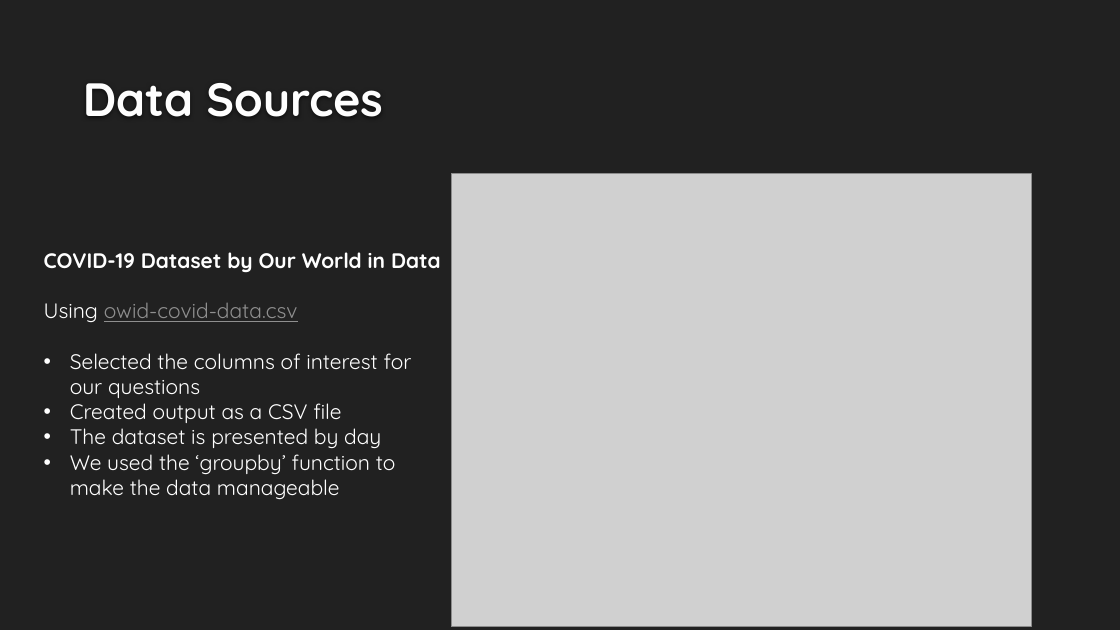
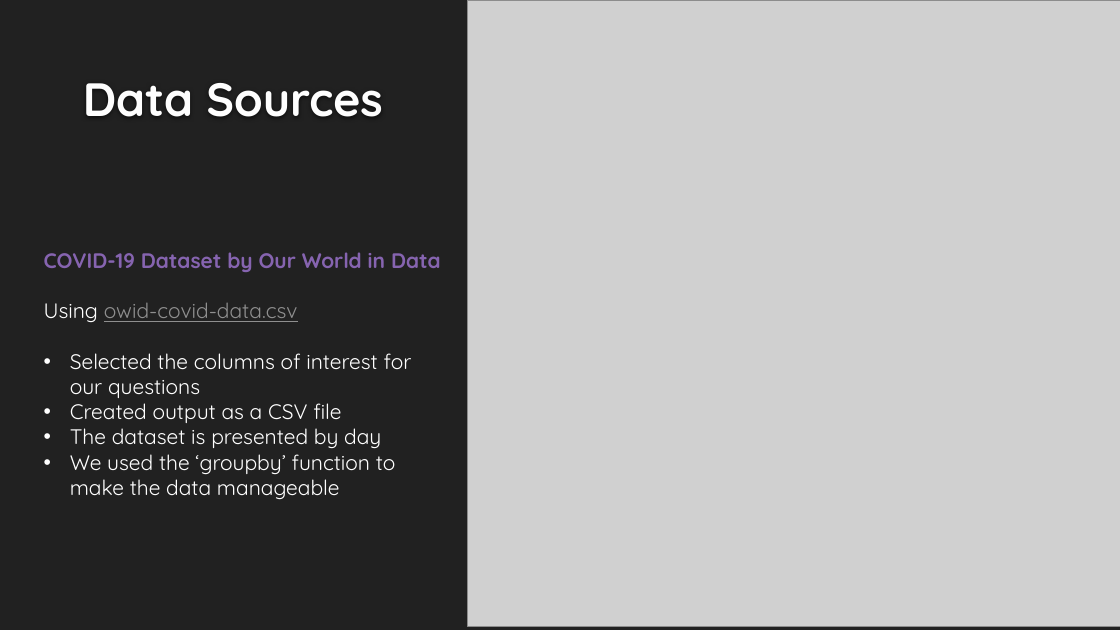
Before and after one commit to cmorrow28/project_one, a slide deck: slide 4 of Covid19_Presentation_Final.pptx. Drawn at 1120x630 pixels with LibreOffice and Linux fonts; fonts in the diff are those of the drawing; grey boxes stand for pictures; background and template pictures are left out. Boxes give left, top, right and bottom in pixels: in the first picture for what was removed or moved away, otherwise in the second. Text is boxed around its words. In the diff, an @@ line names an element or a change of style, - is before the commit and + after.

```diff
--- a/Covid19_Presentation_Final.pptx
+++ b/Covid19_Presentation_Final.pptx
@@ picture: place and size @@
-picture at (451,174,1032,627)
+picture at (468,0,1120,627)
@@ text at (44,252,441,272): text colour #FFFFFF to #8664B0 in "COVID-19 Dataset by Our World in Data" @@
```
Also in this commit, not shown: 10 other slides changed.
